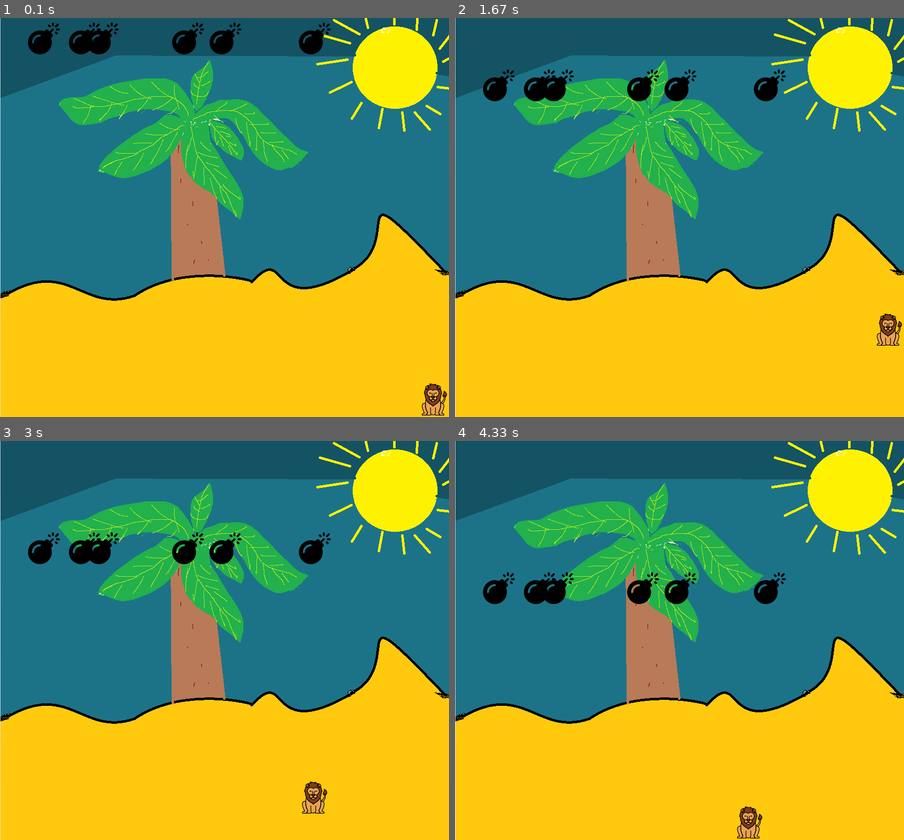
Above: before the commit, frames 1-4 (two rows, left to right).
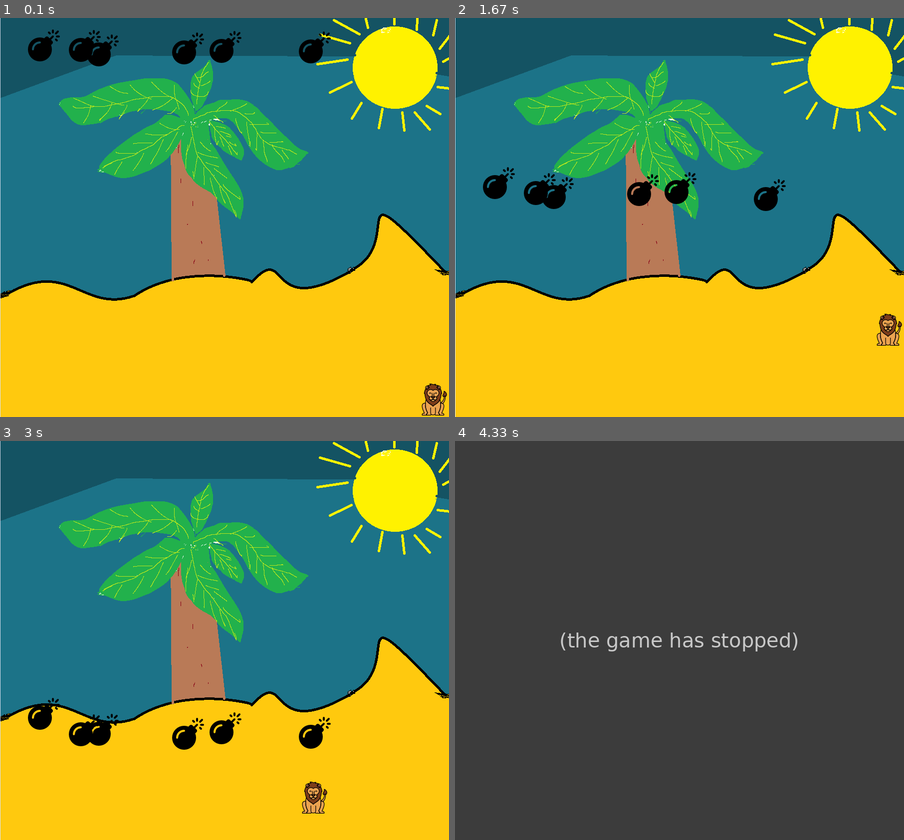
Above: after the commit, the same moments.

Repository: LiO12-user/pygame
Game: pygame game, started from game.py
Two runs of this game, one before a commit and one after it. Both use one fixed random seed, a clock stepped at 60 frames per second and the inputs below.
Inputs:
- Up to frame 1 (0.1 s): no input
- Up to frame 2 (1.67 s): hold Right 0.33-0.8 s; hold Up 0.83-1.3 s; hold Right from 1.33 s (still down)
- Up to frame 3 (3 s): release Right at 1.8 s; hold Left 1.83-2.37 s; hold Down 2.4-2.7 s; hold Left from 2.73 s (still down)
- Up to frame 4 (4.33 s): release Left at 3.13 s; hold Down 3.17-3.53 s

The runs differ from the first frame. In frame 1, 1.7% of the frame differs, in the area x 6-74%, y 1-13%; in frame 2, 3.4%; in frame 3, 3.4%; in frame 4, 100%, in the area x 0-100%, y 0-100%.
After the commit the program exited at 3.73 s; later frames show no game.

Commit message:
pridanie bomb y pos observer

Diff:
--- a/game.py
+++ b/game.py
@@ -11,6 +11,7 @@
 x = 900  # sirka
 
 screen = pg.display.set_mode((x, y))
+
 
 class Player:
     player_img = pg.image.load('imgs/lion.png')
@@ -77,7 +78,7 @@
         self.bomb_x_ar = bomb_x
         self.bomb_img_ar = bomb_img
         self.num_of_bombs = nums_of_bombs
-        self.speed = random.randint(1, 6)
+        self.speed = random.randint(1, 5)
         self.last_bomb_posx = 0
         self.last_bomb_posy = 0
         self.index = 0
@@ -115,19 +116,17 @@
     def show_bombs(self):
         for i in range(self.num_of_bombs):
             screen.blit(self.bomb_img_ar[i], (self.bomb_x_ar[i], self.bomb_y_ar[i]))
-            self.bomb_y_ar[i] += self.speed
+            self.bomb_y_ar[i] += random.randint(1, 5)
 
 
     def check_bomb_pos_y(self):
-        if self.bomb_y_ar[self.num_of_bombs - 1] >= x - 64:
-            self.num_of_bombs += 1
+        for i in range(self.num_of_bombs):
+            if self.bomb_y_ar[i] <= 800:
+                self.bomb_y_ar = 0
 
 
 # background img
 background_img = pg.image.load('imgs/savana3.png')
-
-# nuclear explosion img
-exp_img = pg.image.load('imgs/nuclear-explosion.png')
 
 bomb = Bomb(Bomb.bomb_y_ar, Bomb.bomb_x_ar, Bomb.bomb_img_ar, Bomb.num_of_bombs)
 player = Player(Player.player_pos_y, Player.player_pos_x, Player.player_img, Player.change_img_pos_x,  Player.change_img_pos_y)
@@ -135,7 +134,7 @@
 if __name__ == "__main__":
     bomb.add_bombs()
 
-while True:
+while not bomb.detect_collision():
 
     if bomb.detect_collision():
         bomb.show_bomb_explosion()
@@ -150,5 +149,4 @@
 
     bomb.show_bombs()
 
-
     pg.display.update()
